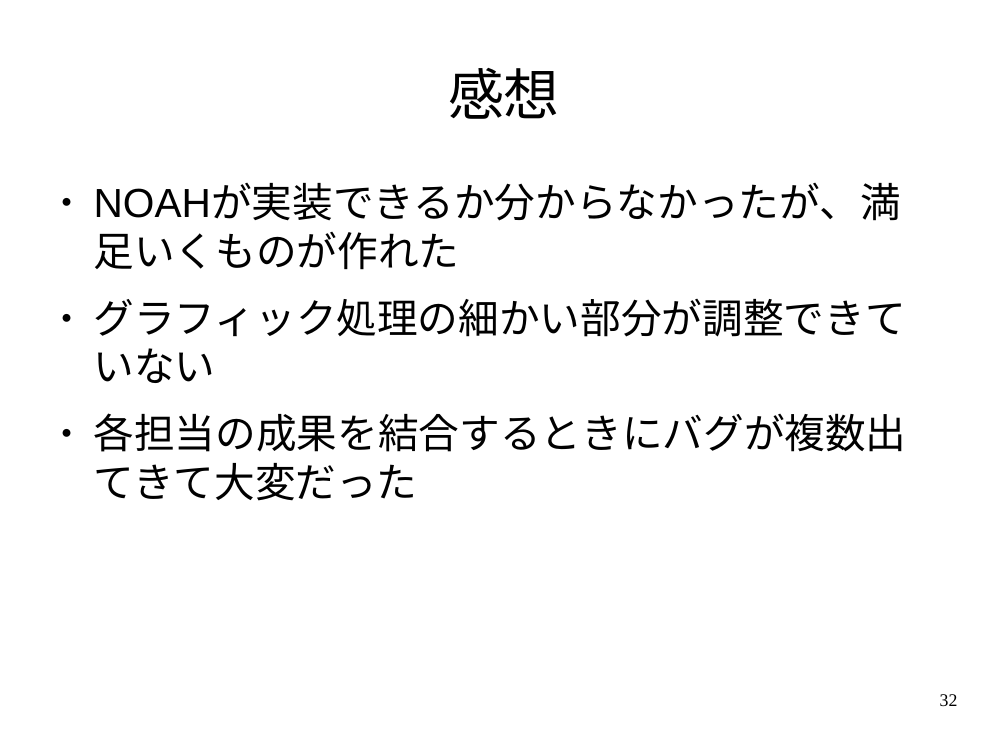
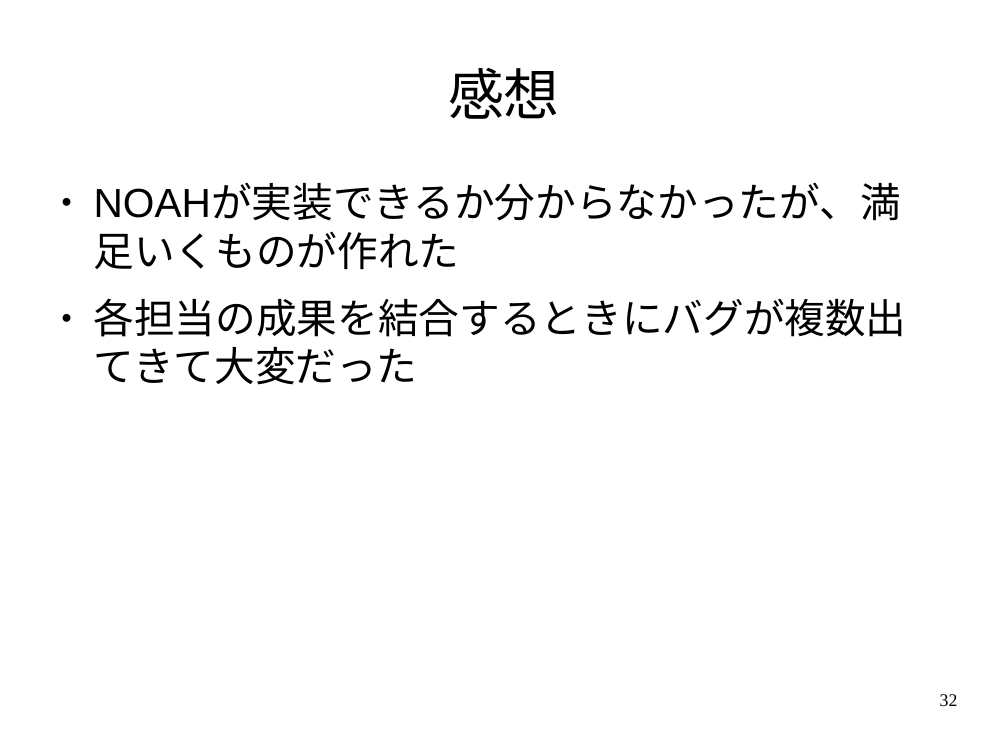
Before and after one commit to ProjectKT/NOAHPlanner, a slide deck: slide 32 of Grep8/発表スライド.odp. Drawn at 1008x756 pixels with LibreOffice and Linux fonts; fonts in the diff are those of the drawing. Boxes give left, top, right and bottom in pixels: in the first picture for what was removed or moved away, otherwise in the second. Text is boxed around its words. In the diff, an @@ line names an element or a change of style, - is before the commit and + after.

```diff
--- a/Grep8/発表スライド.odp
+++ b/Grep8/発表スライド.odp
@@ text at [94, 299, 906, 383]: paragraph removed @@
-● グラフィック処理の細かい部分が調整できていない
```
Also in this commit, not shown: 1 other slide changed, 2 other files.
